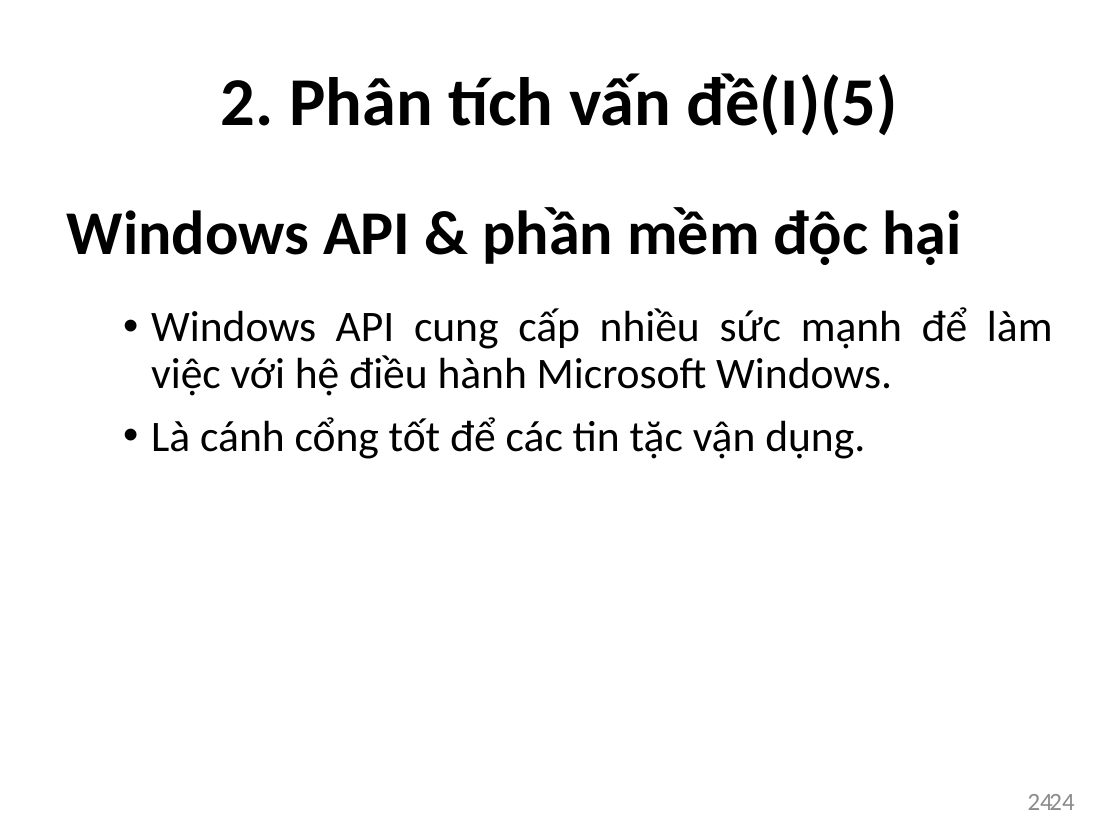
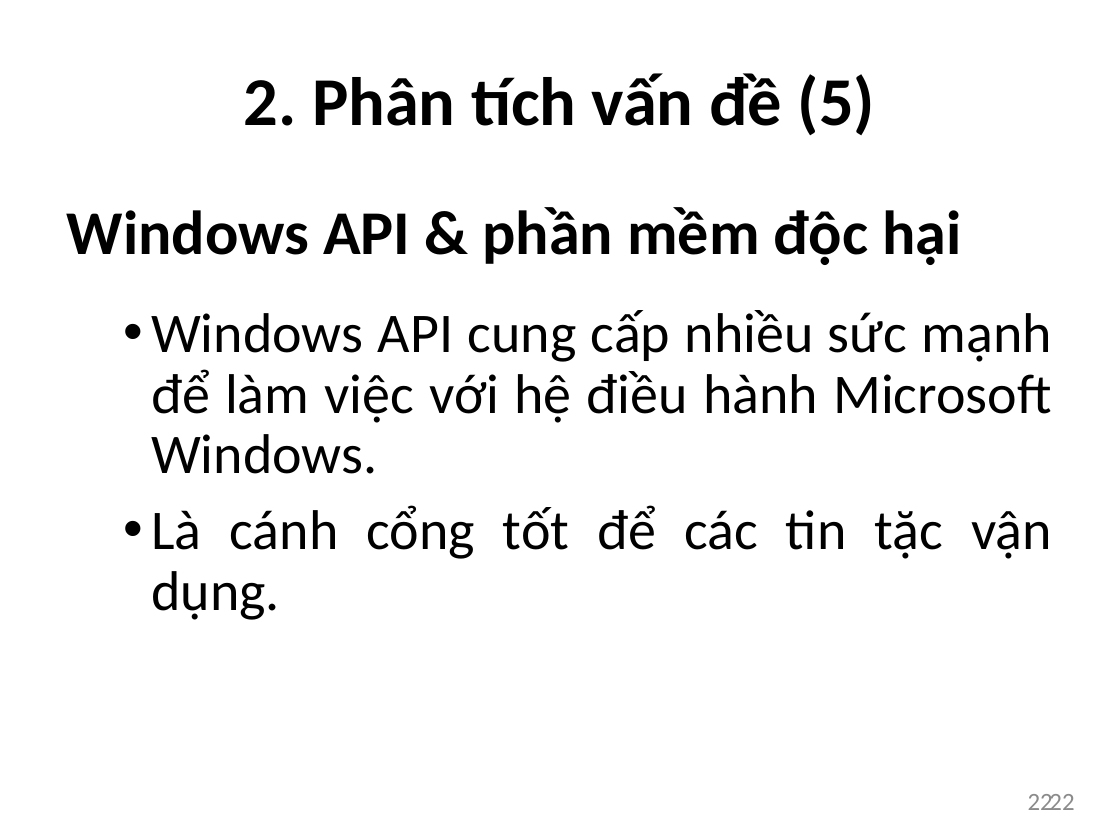
Before and after one commit to bntam/LVTN, a slide deck: slide 22 of Slide/Slide.pptx (slide 24 before the commit). Drawn at 1120x840 pixels with LibreOffice and Linux fonts; fonts in the diff are those of the drawing. Boxes give left, top, right and bottom in pixels: in the first picture for what was removed or moved away, otherwise in the second. Text is boxed around its words. In the diff, an @@ line names an element or a change of style, - is before the commit and + after.

```diff
--- a/Slide/Slide.pptx
+++ b/Slide/Slide.pptx
@@ title at (244, 73, 875, 135): text changed @@
-2. Phân tích vấn đề(I)(5)
+2. Phân tích vấn đề (5)
@@ text "Windows API cung cấp nhiều ..." at (151, 310, 1052, 620): size 28 to 36 pt @@
@@ page number at (1028, 794, 1053, 810): text changed @@
-24
+22
@@ page number at (1049, 794, 1074, 810): text changed @@
-24
+22
```
Also in this commit, not shown: 53 other slides changed, 7 slides added, 34 slides removed.
